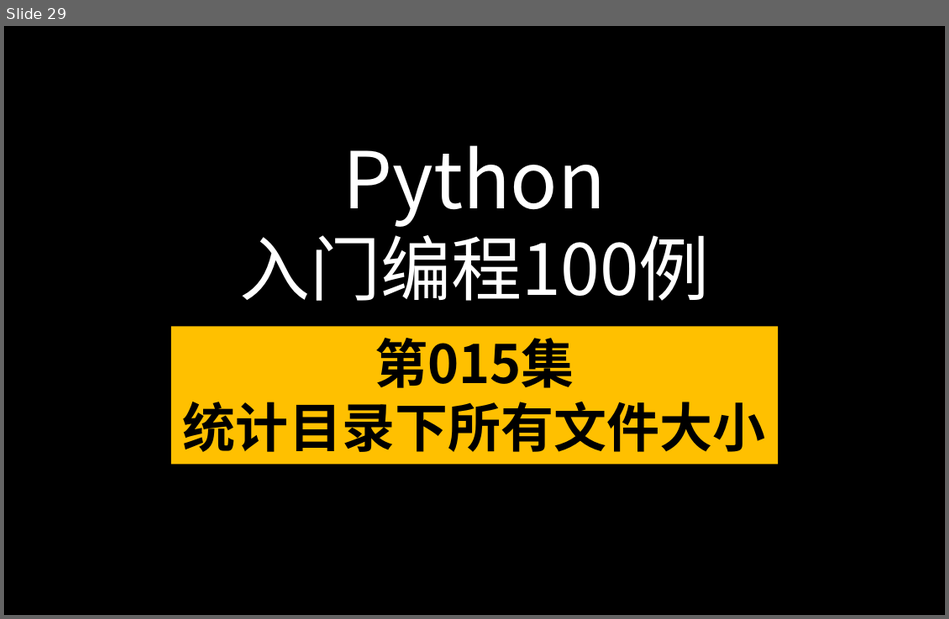
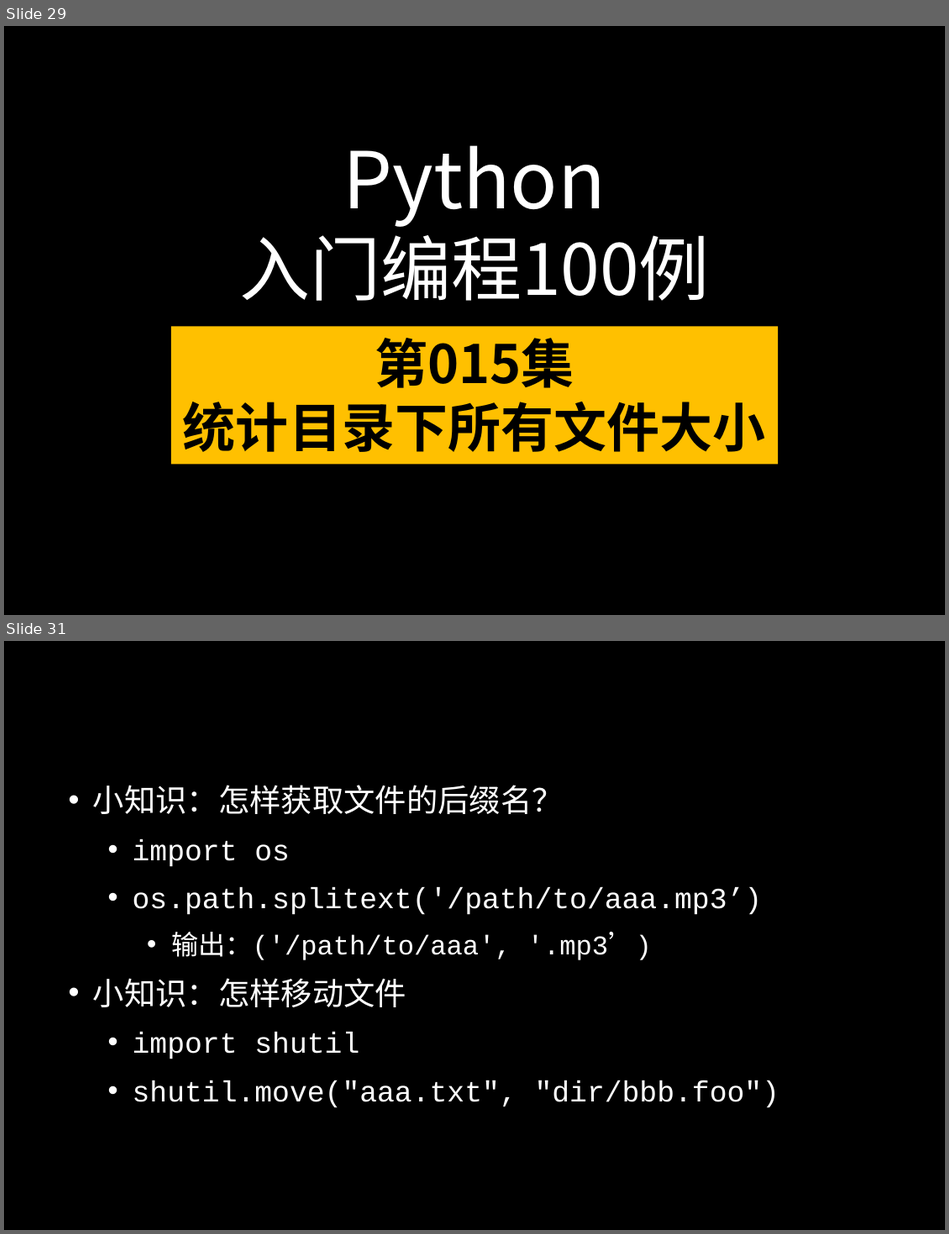
Before and after one commit to peiss/ant-learn-python-100P, a slide deck: docs/Python入门编程100例.pptx. Shown one above the other, each under a label of ours: slide 29 before the commit, slides 29 and 31 after it; the slides between them are not shown. The pictures are 949x619 and 949x1234 pixels, drawn with LibreOffice and Linux fonts; fonts in the diff are those of the drawing; background and template pictures are left out. Boxes give left, top, right and bottom in pixels: in the first picture for what was removed or moved away, otherwise in the second. Text is boxed around its words. In the diff, an @@ line names an element or a change of style, - is before the commit and + after.

```diff
--- a/docs/Python入门编程100例.pptx
+++ b/docs/Python入门编程100例.pptx
@@ slide 31 added at box(4, 641, 945, 1230), background picture (left out) @@
@@ text added at box(93, 785, 780, 1108), 22.4 pt, text #FFFFFF @@
+• 小知识：怎样获取文件的后缀名？
+  • import os
+  • os.path.splitext('/path/to/aaa.mp3’)
+    • 输出：('/path/to/aaa', '.mp3’)
+• 小知识：怎样移动文件
+  • import shutil
+  • shutil.move("aaa.txt", "dir/bbb.foo")
```
Also in this commit, not shown: 1 other slide added, 10 other files.
